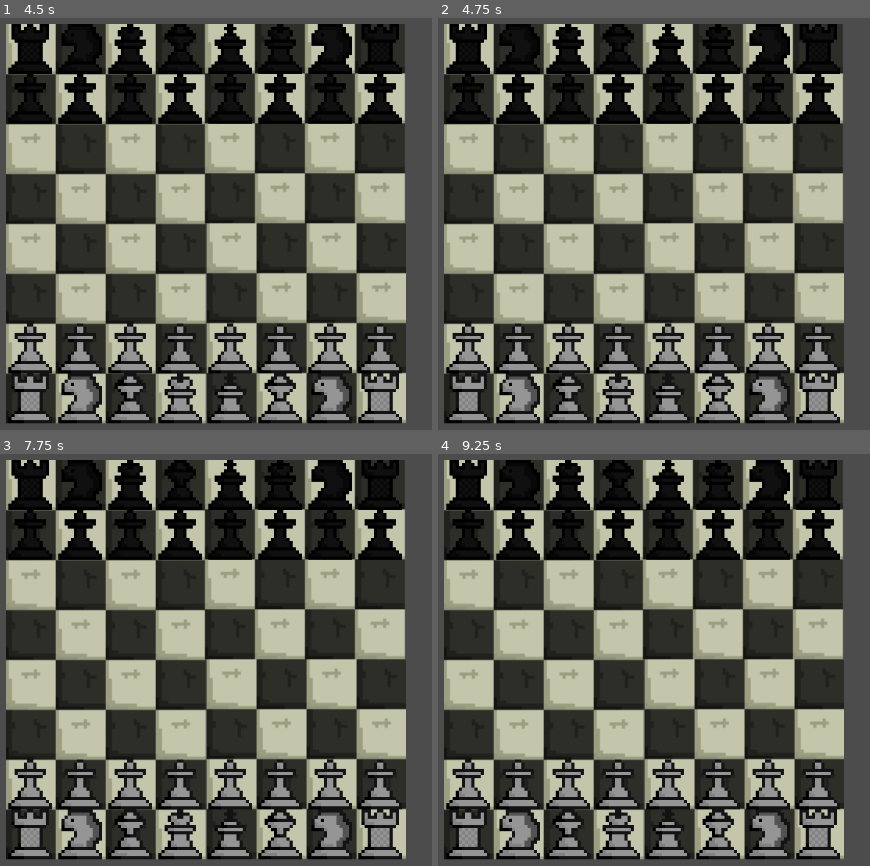
Above: before the commit, frames 1-4 (two rows, left to right).
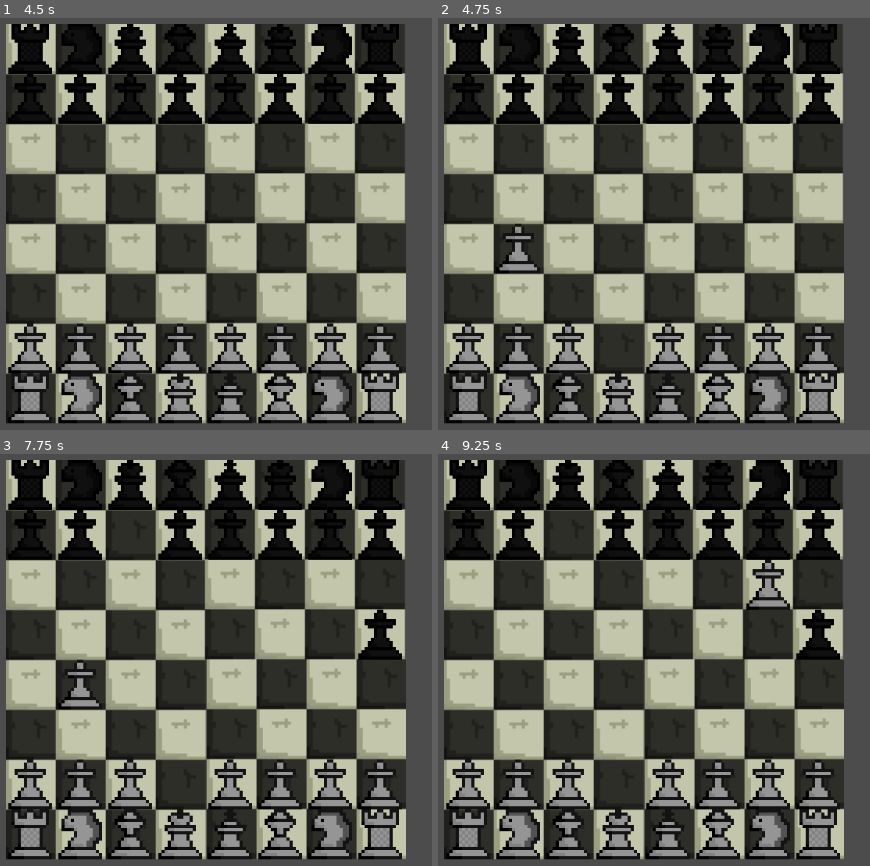
Above: after the commit, the same moments.

Repository: AlvaroMarques/TemploDeZadrex
Game: Godot game, scene res://primeiracena.tscn
Same seed, same stepped clock (60 frames per second), same inputs: the game is played once before the commit and once after it.
Inputs (mouse positions are in pixels of both pictures, inside the frame that each line leads up to):
- Up to frame 1 (4.5 s): click "Play" at 0.5 s; tap Enter at 1.25, 2.75, 4.25 s; move the mouse to (406, 211) at 1.27 s; click (406, 211) at 1.42 s; tap Space at 2, 3.5 s; move the mouse to (69, 256) at 2.02 s; click (69, 256) at 2.17 s; move the mouse to (311, 129) at 2.77 s; click (311, 129) at 2.92 s; move the mouse to (190, 327) at 3.52 s; click (190, 327) at 3.67 s; move the mouse to (outside the picture) at 4.27 s; click (outside the picture) at 4.42 s
- Up to frame 2 (4.75 s): no input
- Up to frame 3 (7.75 s): tap Space at 5 s; move the mouse to (outside the picture) at 5.02 s; click (outside the picture) at 5.17 s; move the mouse to (272, 668) at 5.77 s; click (272, 668) at 5.92 s; move the mouse to (112, 552) at 6.52 s; click (112, 552) at 6.67 s; move the mouse to (406, 647) at 7.27 s; click (406, 647) at 7.42 s
- Up to frame 4 (9.25 s): move the mouse to (507, 692) at 8.02 s; click (507, 692) at 8.17 s; move the mouse to (749, 565) at 8.77 s; click (749, 565) at 8.92 s

Frame 1 is identical in both runs. In frame 2, 1.1% of the frame differs, in the area x 13-47%, y 49-86%; in frame 3, 2.3%; in frame 4, 2.5%, in the area x 25-94%, y 13-86%.

Commit message:
mano vamo ver aquele filminho namoral

Diff:
--- a/xadrez.gd
+++ b/xadrez.gd
@@ -65,14 +65,14 @@
 		var ymat = abs(round((y-513)/64))
 		abspos = ymat*8+xmat
 		if eventMouse == 1:
-			if pieces.has(abspos):
-				initial = abspos
+			if pieces.has(int(abspos)):
+				initial = int(abspos)
 				eventMouse += 1
 		elif eventMouse == 2:
 			print(abspos)
 			eventMouse += 1
 		elif eventMouse == 3:
-			final = abspos
+			final = int(abspos)
 			eventMouse += 1
 		elif eventMouse == 4:
 			pieces[final] = pieces[initial]
